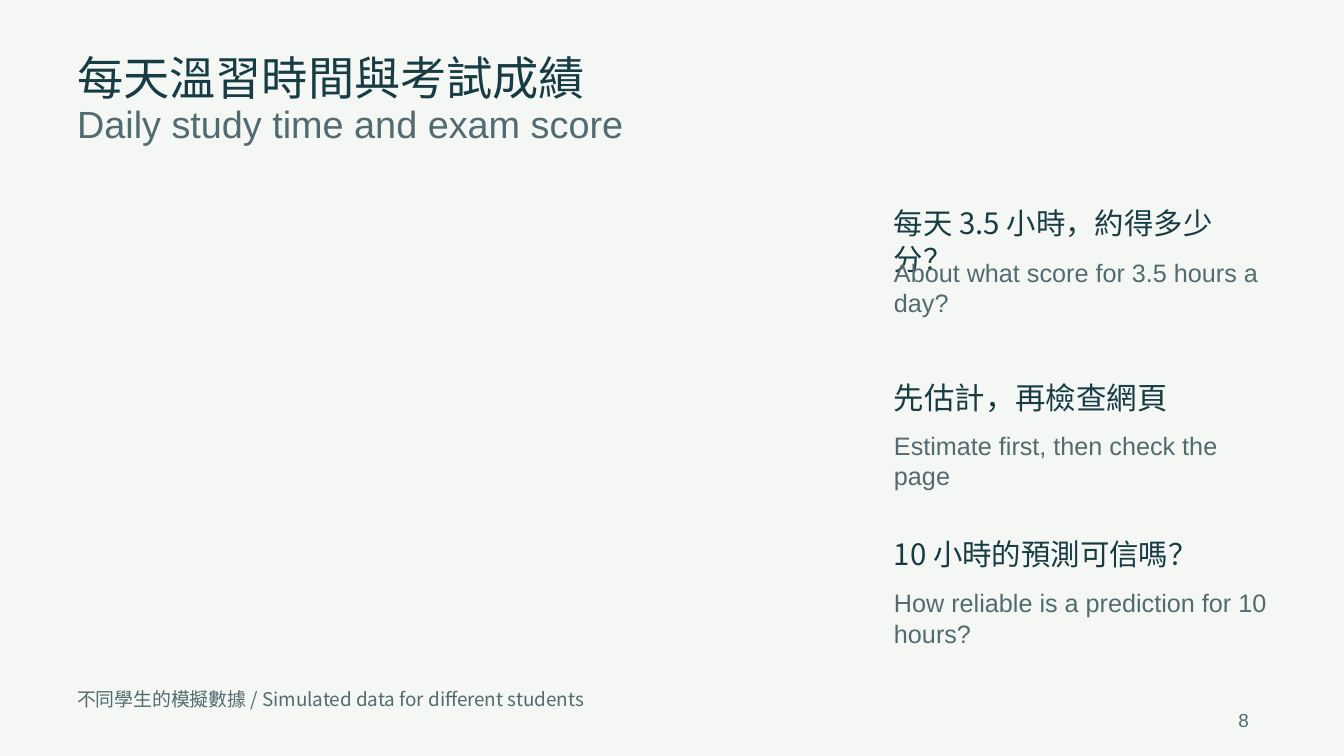
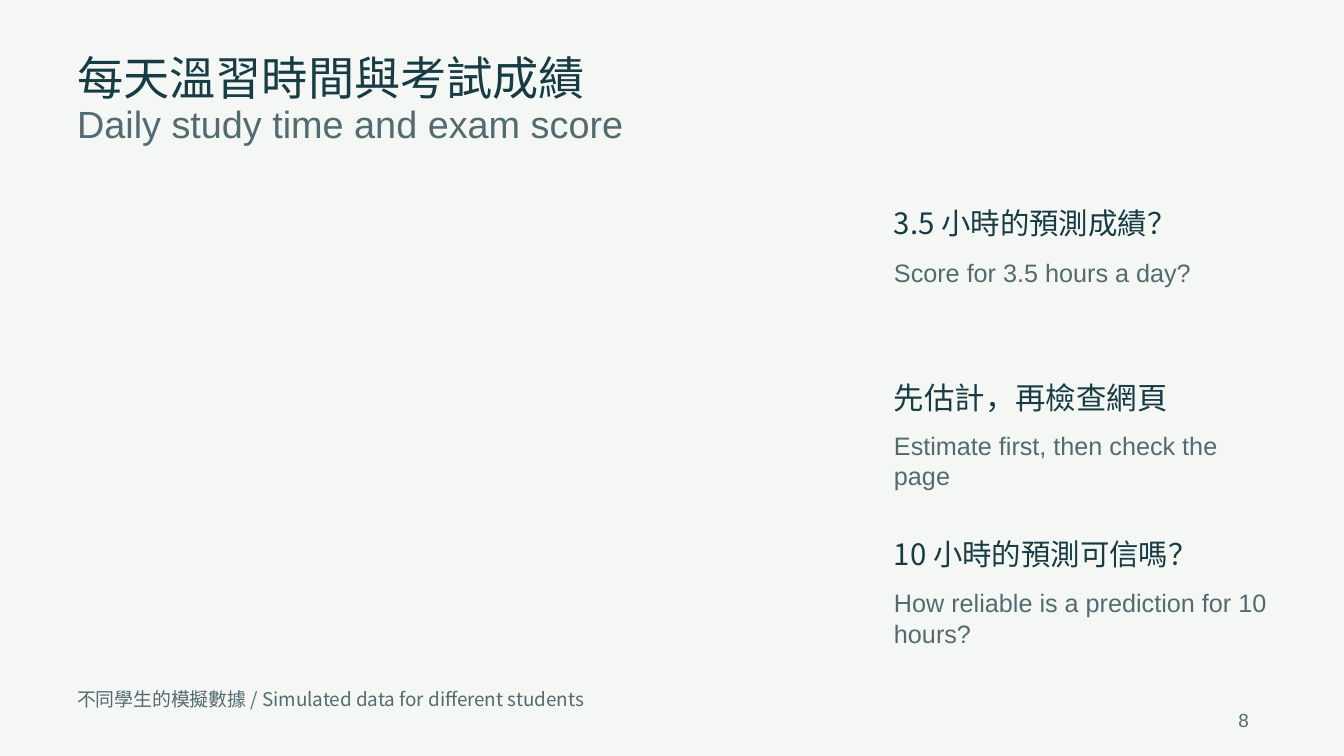
Before and after one commit to GordanY/f2-linear-regression, a slide deck: slide 8 of teacher-slides.pptx. Drawn at 1344x756 pixels with LibreOffice and Linux fonts; fonts in the diff are those of the drawing. Boxes give left, top, right and bottom in pixels: in the first picture for what was removed or moved away, otherwise in the second. Text is boxed around its words. In the diff, an @@ line names an element or a change of style, - is before the commit and + after.

Commit message:
Keep prediction prompt clear in bilingual teacher slides

```diff
--- a/teacher-slides.pptx
+++ b/teacher-slides.pptx
@@ text at (894,209,1176,237): text changed @@
-每天 3.5 小時，約得多少分？
+3.5 小時的預測成績？
@@ text at (894,263,1191,287): text changed @@
-About what score for 3.5 hours a day?
+Score for 3.5 hours a day?
```
Also in this commit, not shown: 1 other file.
